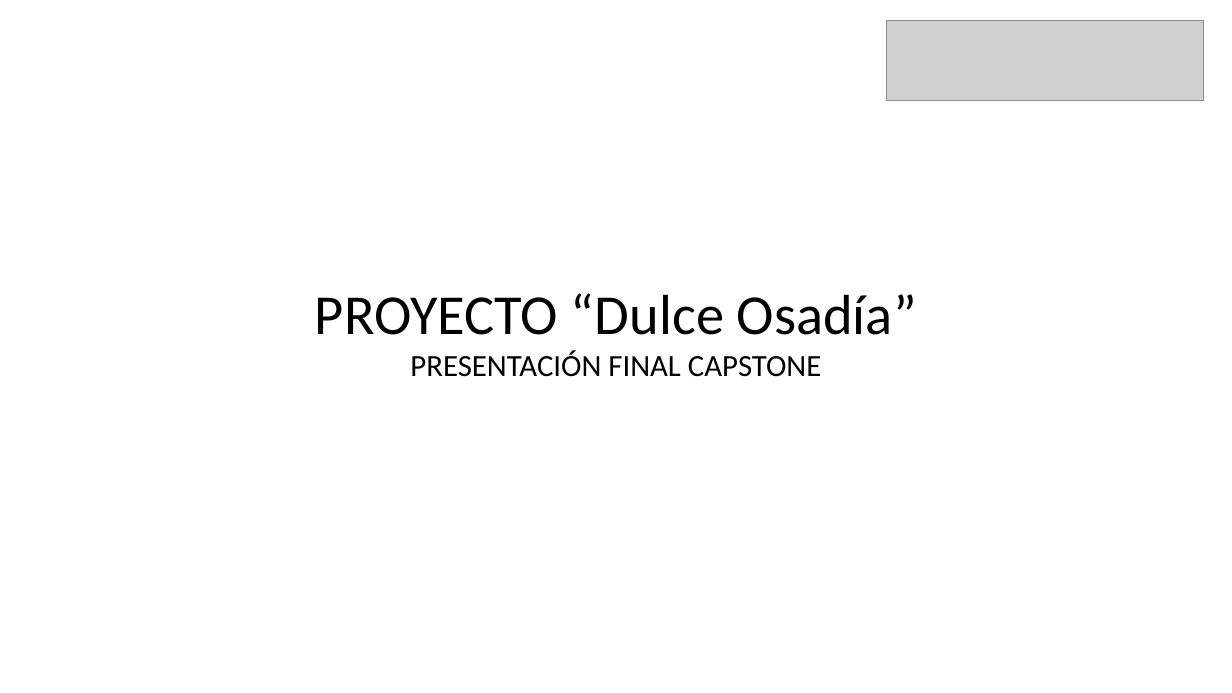
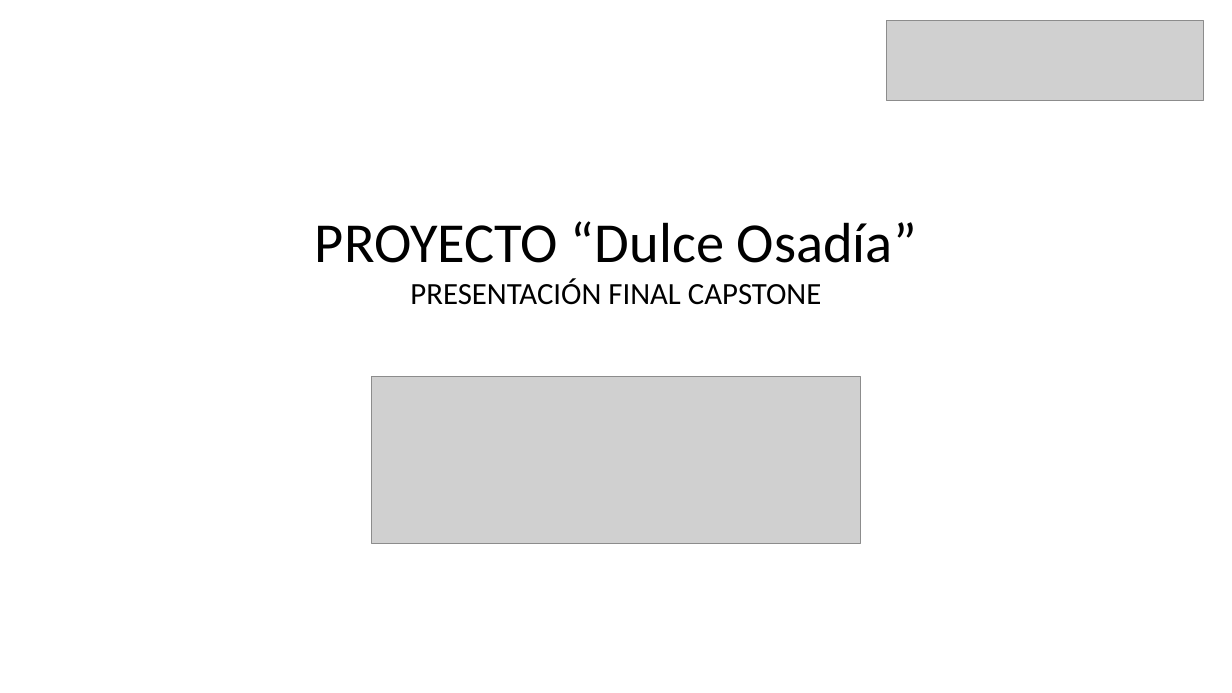
Before and after one commit to crlavin/Capstone_DulceOsadia, a slide deck: slide 1 of Evidencias de Proyecto/Presentacion pre-final.pptx. Drawn at 1232x693 pixels with LibreOffice and Linux fonts; fonts in the diff are those of the drawing; grey boxes stand for pictures. Boxes give left, top, right and bottom in pixels: in the first picture for what was removed or moved away, otherwise in the second. Text is boxed around its words. In the diff, an @@ line names an element or a change of style, - is before the commit and + after.

```diff
--- a/Evidencias de Proyecto/Presentacion pre-final.pptx
+++ b/Evidencias de Proyecto/Presentacion pre-final.pptx
@@ text "PROYECTO “Dulce Osadía”": place and size @@
-text "PROYECTO “Dulce Osadía”" at [315,293,917,377]
+text "PROYECTO “Dulce Osadía”" at [315,221,917,305]
@@ picture added at [372,376,860,543] @@
```
Also in this commit, not shown: 1 other slide changed, 1 other file.
